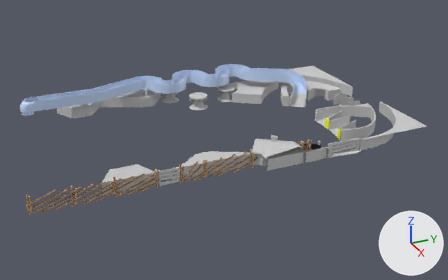
The FBX model Kalevala Pinball/Assets/Models/Playfield Structures.FBX: old version first, new version second.
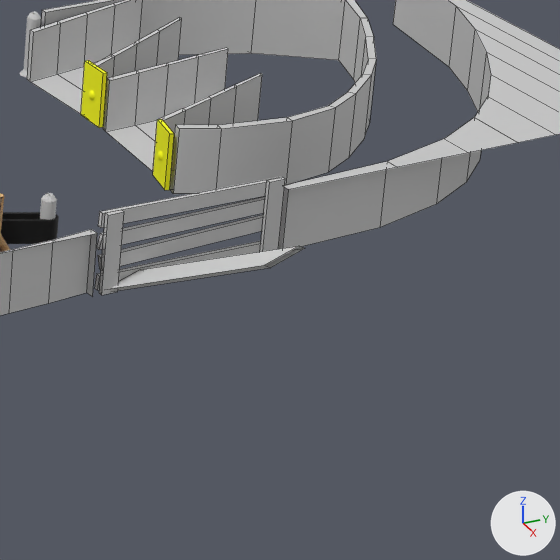
The first picture shows the older version from a camera (50 mm lens) standing at (1.296, -0.464, 0.612) and looking at (0.05, 0.097, -0.011). The close-ups show both versions on the part from 69% to 91% of the width and 38% to 73% of the height of that picture; other places that the commit changed are outside them. The axes (+X, +Y, +Z) are drawn at lower right. The lights are the same throughout. The close-ups show mesh edges as thin lines. Where no turn or scale is listed for an object, it has been applied to the vertices.

Names of what the first close-up shows: 'Fence Plank007', 'Fence Plank008', 'Fence Plank009', 'Fence Plank010', 'Fence Plank011', 'Fence Plank012', 'Fence Plank013', 'Left Ramp Entrance', 'Middle Ramp Entrance', 'Plastic Rail007', 'Right Back Orbit', 'Structure', 'Structure001'.
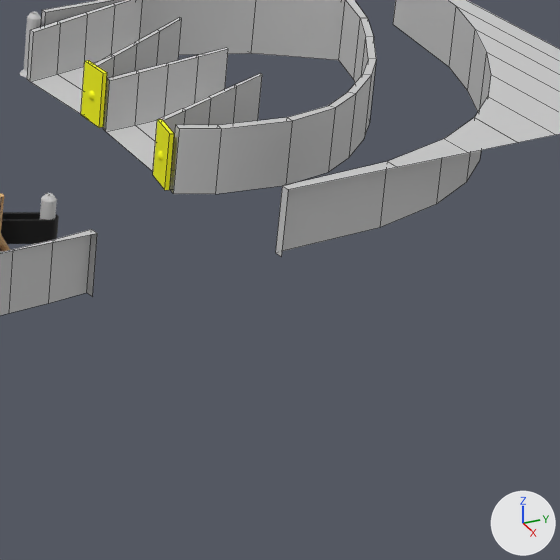
Changed parts and their boxes (x1, y1, x2, y2) in the close-ups (560 x 560 px):
'Fence Plank013', deleted: before (110, 246, 305, 291)
'Fence Plank009', deleted: before (98, 177, 280, 228)
'Fence Plank011', deleted: before (96, 196, 265, 250)
'Fence Plank012', deleted: before (98, 215, 263, 270)
'Fence Plank007', deleted: before (99, 210, 124, 295)
'Fence Plank008', deleted: before (260, 177, 285, 252)
'Fence Plank010', deleted: before (95, 241, 261, 290)

What the commit changed:
Object 'Fence Plank007' (ob_fence_plank007) is deleted.
Object 'Fence Plank012' (ob_fence_plank012) is deleted.
Object 'Fence Plank009' (ob_fence_plank009) is deleted.
Object 'Fence Plank013' (ob_fence_plank013) is deleted.
Object 'Fence Plank011' (ob_fence_plank011) is deleted.
Object 'Fence Plank008' (ob_fence_plank008) is deleted.
Object 'Fence Plank010' (ob_fence_plank010) is deleted.
